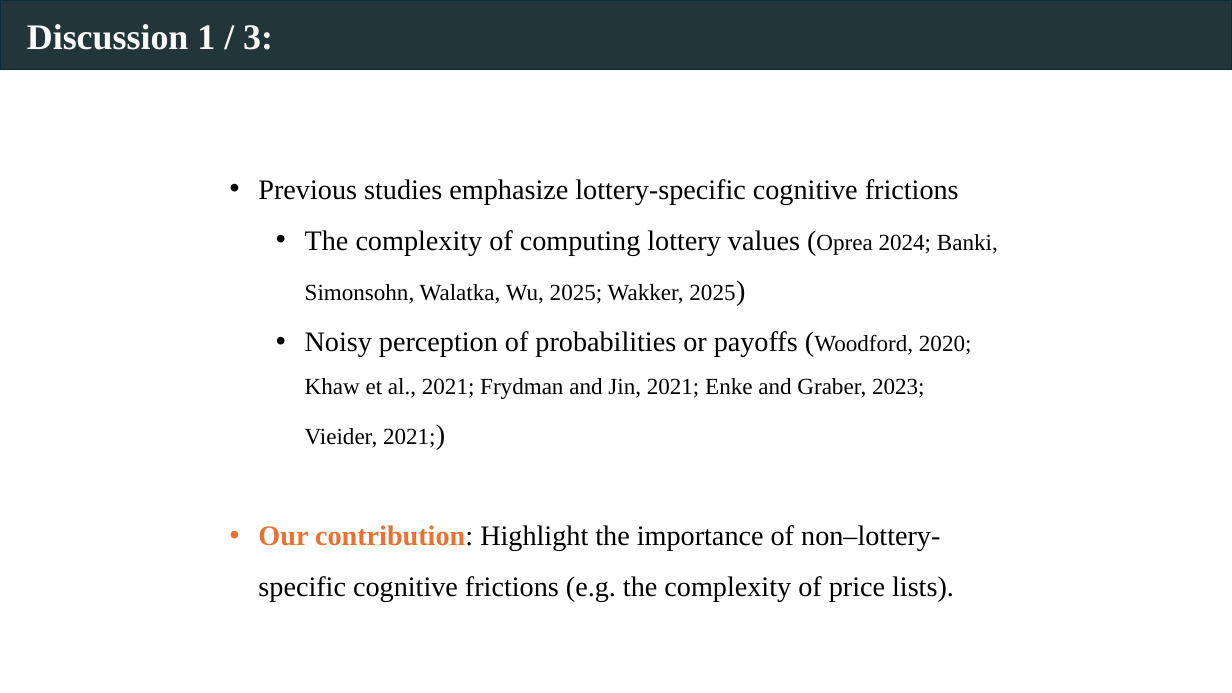
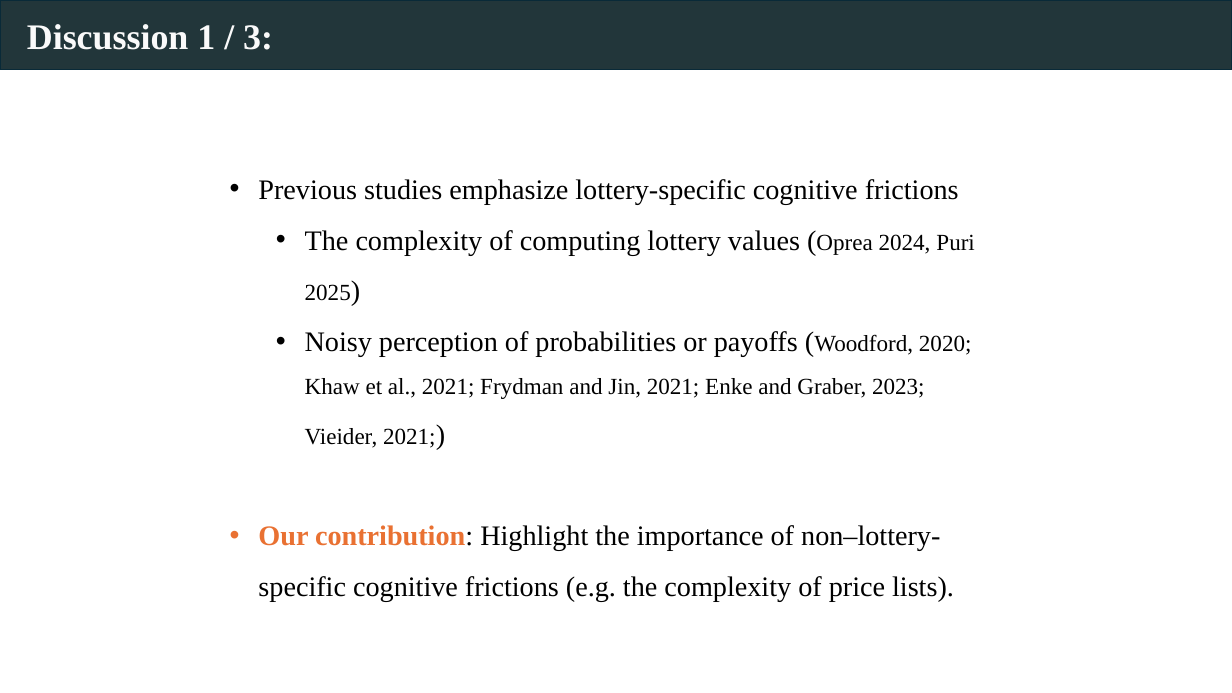
Before and after one commit to Jilong-Wu-Econ/Jilong-Wu-Econ.github.io, a slide deck: slide 30 of bric.pptx (slide 29 before the commit). Drawn at 1232x693 pixels with LibreOffice and Linux fonts; fonts in the diff are those of the drawing. Boxes give left, top, right and bottom in pixels: in the first picture for what was removed or moved away, otherwise in the second. Text is boxed around its words. In the diff, an @@ line names an element or a change of style, - is before the commit and + after.

```diff
--- a/bric.pptx
+++ b/bric.pptx
@@ text at [305,230,974,301]: text changed; size 18 to 22 pt @@
-  • The complexity of computing lottery values (Oprea 2024; Banki, Simonsohn, Walatka, Wu, 2025; Wakker, 2025)
+  • The complexity of computing lottery values (Oprea 2024, Puri 2025)
```
Also in this commit, not shown: 15 other slides changed, 2 slides added.
